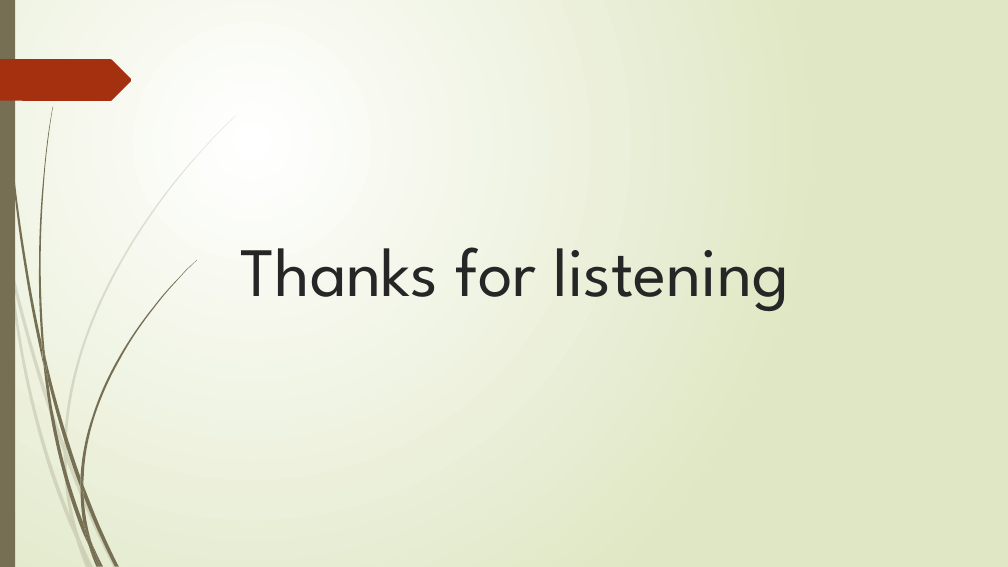
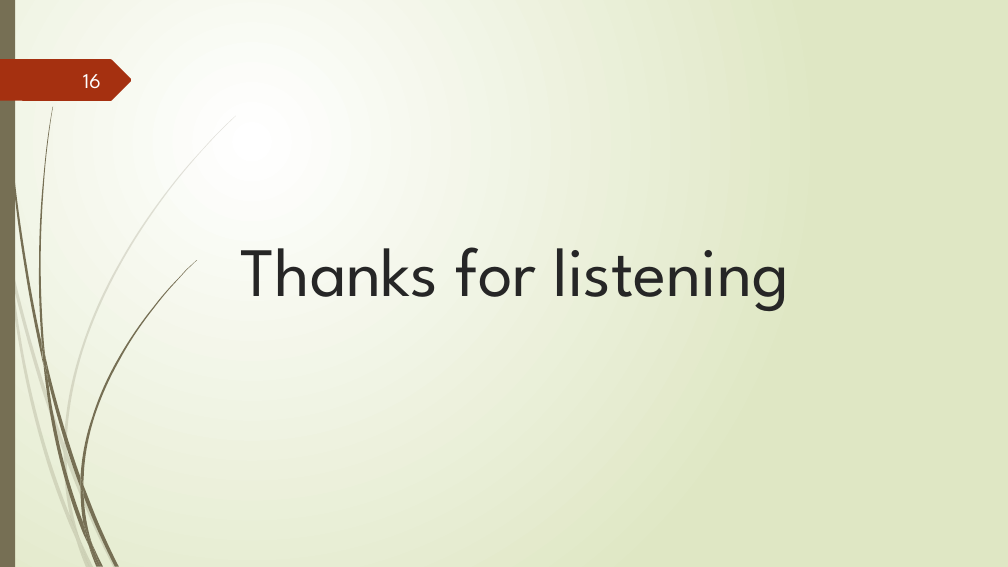
Before and after one commit to LuJoker/OOAD_RMS, a slide deck: slide 16 of document/OOAD_Final_demo.pptx. Drawn at 1008x567 pixels with LibreOffice and Linux fonts; fonts in the diff are those of the drawing. Boxes give left, top, right and bottom in pixels: in the first picture for what was removed or moved away, otherwise in the second. Text is boxed around its words. In the diff, an @@ line names an element or a change of style, - is before the commit and + after.

```diff
--- a/document/OOAD_Final_demo.pptx
+++ b/document/OOAD_Final_demo.pptx
@@ page number added at box(83, 74, 101, 89), 20 pt, text #FEFFFF @@
+16
```
Also in this commit, not shown: 14 other slides changed.
